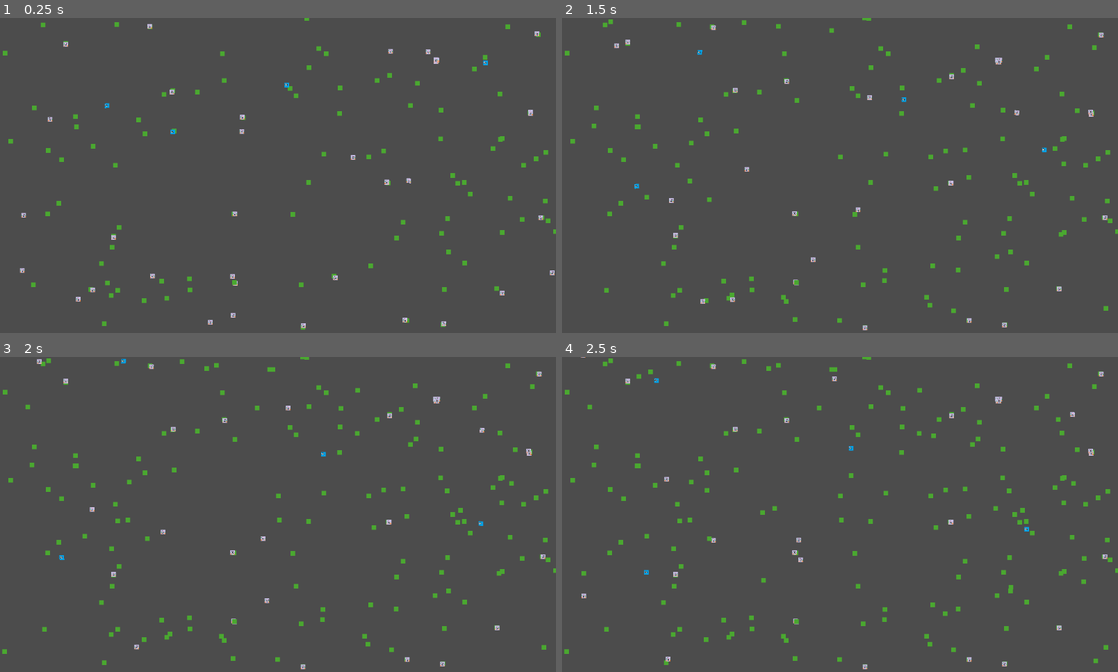
Above: before the commit, frames 1-4 (two rows, left to right).
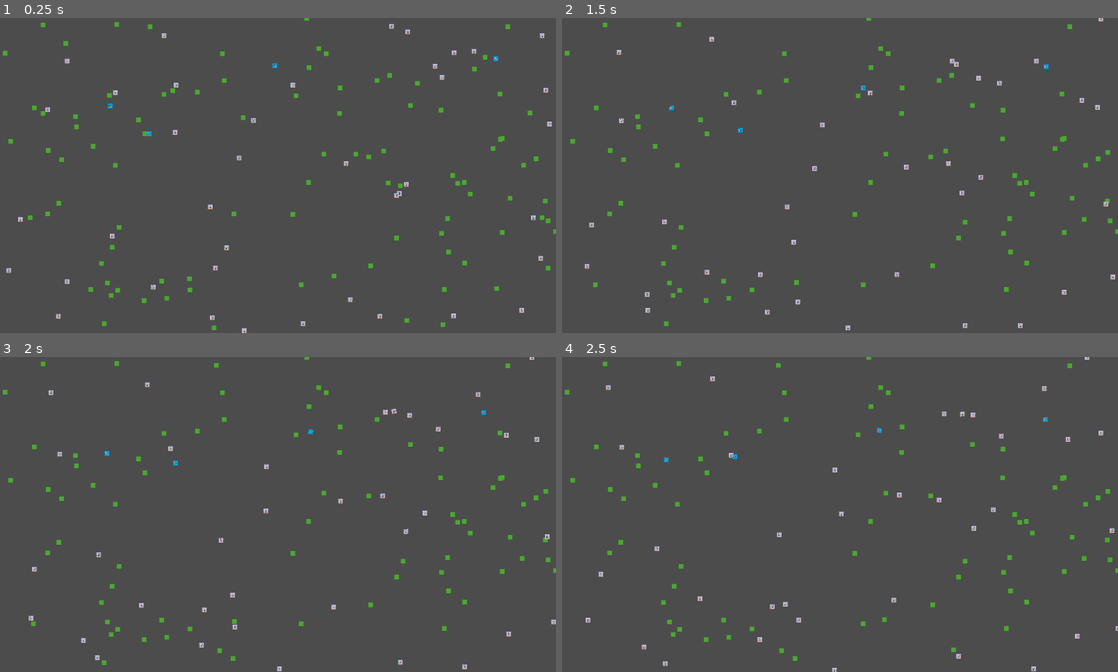
Above: after the commit, the same moments.

Repository: Unrimah/petri_cup
Game: Godot game, scene res://Node2D.tscn
Same seed, same stepped clock (60 frames per second), same inputs: the game is played once before the commit and once after it.
Inputs:
- Up to frame 1 (0.25 s): no input
- Up to frame 2 (1.5 s): no input
- Up to frame 3 (2 s): no input
- Up to frame 4 (2.5 s): no input

The runs differ from the first frame. In frame 1, 1.3% of the frame differs, in the area x 1-100%, y 1-100%; in frame 2, 1.6%; in frame 3, 1.7%; in frame 4, 1.9%, in the area x 0-100%, y 0-100%.

Commit message:
Fixes and adjustments

Diff:
--- a/Animal.gd
+++ b/Animal.gd
@@ -8,7 +8,7 @@
 var BASE_HEALTH
 var FUCKING_HEALTH
 var HUNGRY_HEALTH
-var SPEED_RUN
+var SPEED_RUN # Pixels / sec
 var SPEED_WALK
 var SPEED_CRAWL
 var CONSUMPTION_RUN
@@ -45,9 +45,9 @@
 func _ready():
 	_init_animal()
 	FPS = get_node("..").FPS
-	health = HUNGRY_HEALTH * FPS
-	copulation_timer = COPULATION_PERIOD *FPS
-	life_timer = LIFE_PERIOD * FPS
+	health = HUNGRY_HEALTH
+	copulation_timer = COPULATION_PERIOD
+	life_timer = LIFE_PERIOD
 	X_RES = get_node("..").X_RES
 	Y_RES = get_node("..").Y_RES
 	walk_position = Vector2(0, 0)
@@ -71,14 +71,14 @@
 	walk_position = Vector2(0, 0)
 
 func select_action(delta):
-	life_timer -= FPS * delta
+	life_timer -= delta
 	if life_timer == 0:
 		return ACT.DIE
 	if copulation_timer > 0:
-		copulation_timer -= 1
-	elif health >= FUCKING_HEALTH * FPS:
+		copulation_timer -= delta
+	elif health >= FUCKING_HEALTH:
 		return ACT.COPULATE
-	if health >= HUNGRY_HEALTH * FPS:
+	if health >= HUNGRY_HEALTH:
 		return ACT.WALK
 	if health <  1:
 		return ACT.DIE
@@ -91,7 +91,7 @@
 	var direction
 	var TARGET
 
-	health -= CONSUMPTION_RUN * FPS * delta
+	health -= CONSUMPTION_RUN * delta
 
 	for food in food_list:
 		var food_distance = self.position.distance_to(food.position)
@@ -105,7 +105,7 @@
 		animal_eat(TARGET)
 		return
 	direction = Vector2((TARGET.position.x - position.x)/distance,(TARGET.position.y - position.y)/distance)
-	direction *= SPEED_RUN * FPS * delta
+	direction *= SPEED_RUN * delta
 	global_translate(direction)
 
 func animal_to_fuck(delta):
@@ -114,7 +114,7 @@
 	var direction
 	var TARGET
 
-	health -= CONSUMPTION_RUN * FPS * delta
+	health -= CONSUMPTION_RUN * delta
 
 	var animals_in_range = 1
 	for animal in animals_list:
@@ -135,28 +135,32 @@
 		animal_copulate(TARGET)
 		return
 	direction = Vector2((TARGET.position.x - position.x)/distance,(TARGET.position.y - position.y)/distance)
-	direction *= SPEED_RUN * FPS * delta
+	direction *= SPEED_RUN * delta
 	global_translate(direction)
 
 func animal_walk(delta):
-	health -= CONSUMPTION_WALK * FPS * delta
+	health -= CONSUMPTION_WALK * delta
 	if (self.position.distance_to(walk_position) < 2):
 		flush_walk_position()
 	if (walk_position == Vector2(0, 0)):
 		var walk_direction = randf() * 2 * PI
-		var walk_distance = randi() % SEARCH_RANGE + 1 # To prevent X/0
+		var walk_distance = randi() % (SEARCH_RANGE / 2) + 1 # To prevent X/0
 		var X = walk_distance * sin(walk_direction) + self.position.x
+		if X < 0: X = 0
+		if X > X_RES: X = X_RES
 		var Y = walk_distance * cos(walk_direction) + self.position.y
+		if Y < 0: Y = 0
+		if Y > Y_RES: Y = Y_RES
 		walk_position = Vector2(X, Y)
 	var walk_distance = sqrt(pow((walk_position.x - position.x), 2) + pow((walk_position.y - position.y), 2))
-	var direction = Vector2((walk_position.x - position.x)/walk_distance,(walk_position.y - position.y)/walk_distance)
-	direction *= SPEED_WALK * FPS * delta
-	global_translate(direction)
+	var transition = Vector2((walk_position.x - position.x)/walk_distance,(walk_position.y - position.y)/walk_distance)
+	transition *= SPEED_WALK * delta
+	global_translate(transition)
 
 func animal_eat(food):
 	health += food.BASE_HEALTH + food.health
-	if health > MAX_HEALTH * FPS:
-		health = MAX_HEALTH * FPS
+	if health > MAX_HEALTH:
+		health = MAX_HEALTH
 	food.queue_free()
 
 func _create_new_animal(position):
@@ -165,10 +169,10 @@
 func animal_copulate(animal):
 	if animal.copulation_timer > 0:
 		return
-	copulation_timer = COPULATION_PERIOD * FPS
-	health -= COPULATION_LOSS * FPS
-	animal.copulation_timer = COPULATION_PERIOD * FPS
-	animal.health -= COPULATION_LOSS * FPS
+	copulation_timer = COPULATION_PERIOD
+	health -= COPULATION_LOSS
+	animal.copulation_timer = COPULATION_PERIOD
+	animal.health -= COPULATION_LOSS
 	_create_new_animal(self.position)
 
 func set_place(x, y):
--- a/Grass1.tscn
+++ b/Grass1.tscn
@@ -8,7 +8,7 @@
 	add_to_group(\"grass\")
 
 func _init_plant():
-	BASE_HEALTH = 400
+	BASE_HEALTH = 7
 	health = 0
 
 func _create_new_plant(position):
--- a/Node2D.gd
+++ b/Node2D.gd
@@ -2,7 +2,7 @@
 
 const X_RES = 1200
 const Y_RES = 680
-const FPS = 300 # 60 default
+const FPS = 60 # 60 default
 
 const GRASS_DELAY = .2
 
@@ -36,8 +36,8 @@
 
 # Called every frame. 'delta' is the elapsed time since the previous frame.
 func _process(delta):
-	grass_counter += 1
-	if grass_counter >= GRASS_DELAY * FPS * delta:
+	grass_counter += delta
+	if grass_counter >= GRASS_DELAY:
 		grass_counter = 0
 		var position = Vector2(randi() % X_RES, randi() % Y_RES)
 		create_new_grass(position)
--- a/Rabbit1.tscn
+++ b/Rabbit1.tscn
@@ -13,13 +13,13 @@
 	BASE_HEALTH = MAX_HEALTH / 2
 	FUCKING_HEALTH = 10
 	HUNGRY_HEALTH = 5
-	SPEED_RUN = 1
-	SPEED_WALK = .5
-	SPEED_CRAWL = .2
+	SPEED_RUN = 60 # Pixels / sec
+	SPEED_WALK = 30
+	SPEED_CRAWL = 15
 	CONSUMPTION_RUN = 1
 	CONSUMPTION_WALK = .5
 	SEARCH_RANGE = 300
-	EATING_DISTANCE = 1
+	EATING_DISTANCE = 10
 	COPULATING_DISTANCE = 10
 	COPULATION_LOSS = HUNGRY_HEALTH / 2
 	COPULATION_PERIOD = HUNGRY_HEALTH
--- a/Wolf1.tscn
+++ b/Wolf1.tscn
@@ -13,12 +13,12 @@
 	BASE_HEALTH = MAX_HEALTH / 2
 	FUCKING_HEALTH = 15
 	HUNGRY_HEALTH = 10
-	SPEED_RUN = 1
-	SPEED_WALK = .5
-	SPEED_CRAWL = .2
-	SEARCH_RANGE = 400
+	SPEED_RUN = 60
+	SPEED_WALK = 30
+	SPEED_CRAWL = 15
 	CONSUMPTION_RUN = 1
 	CONSUMPTION_WALK = .5
+	SEARCH_RANGE = 400
 	EATING_DISTANCE = 10
 	COPULATING_DISTANCE = 10
 	COPULATION_LOSS = HUNGRY_HEALTH / 2
